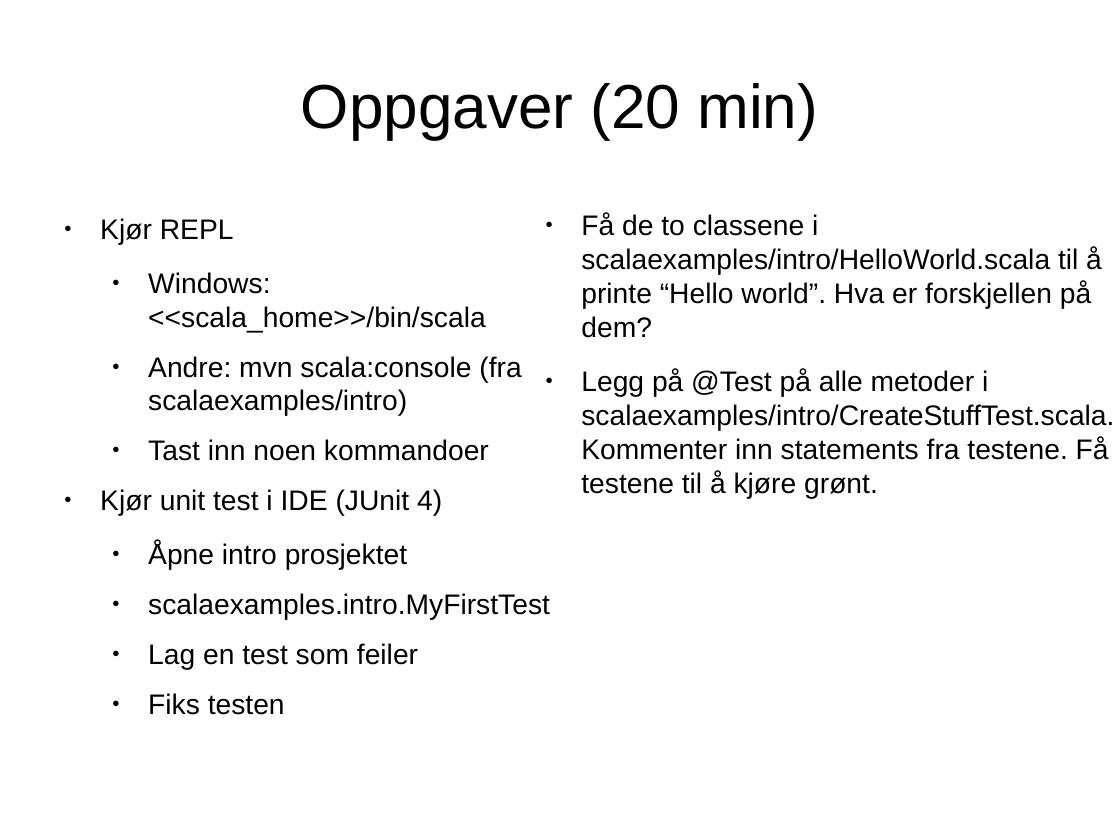
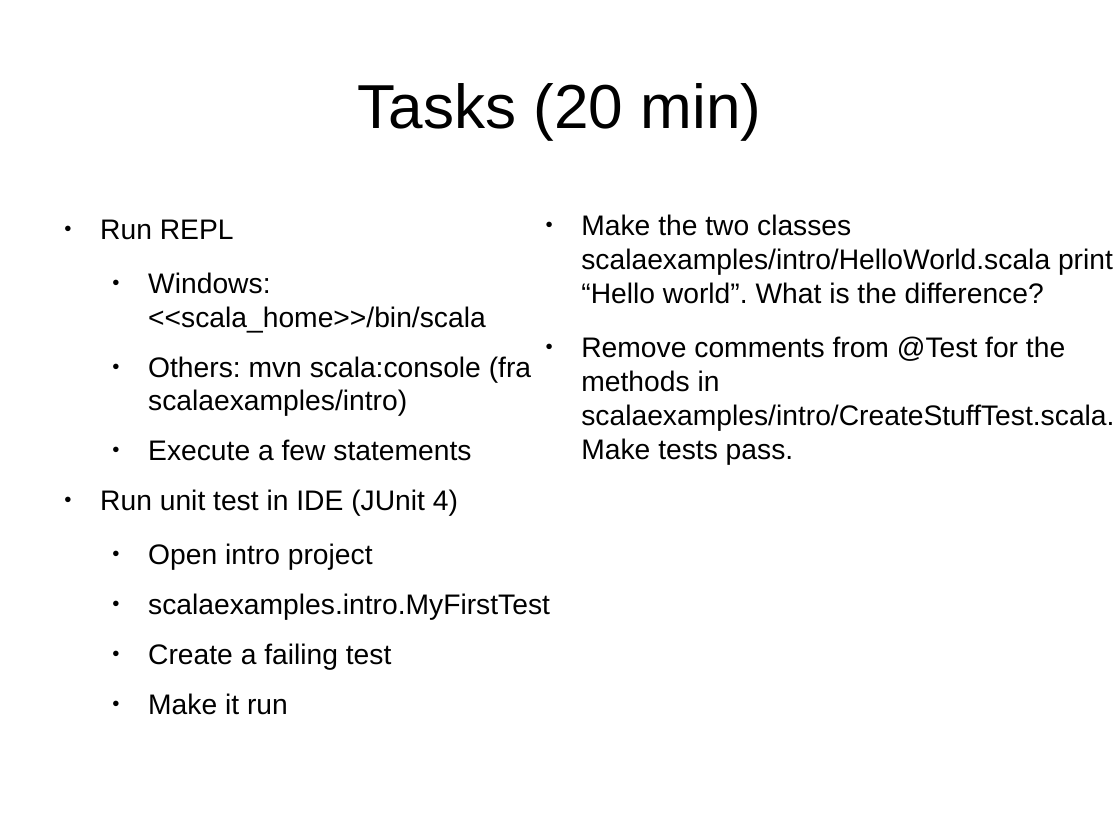
Before and after one commit to javaBin/scala-training-slides, a slide deck: slide 4 of 1.3 - tools_og_repl.odp. Drawn at 1120x840 pixels with LibreOffice and Linux fonts; fonts in the diff are those of the drawing; background and template pictures are left out. Boxes give left, top, right and bottom in pixels: in the first picture for what was removed or moved away, otherwise in the second. Text is boxed around its words. In the diff, an @@ line names an element or a change of style, - is before the commit and + after.

```diff
--- a/1.3 - tools_og_repl.odp
+++ b/1.3 - tools_og_repl.odp
@@ title at (358, 83, 762, 139): text changed @@
-Oppgaver (20 min)
+Tasks (20 min)
@@ text at (100, 219, 234, 240): text changed @@
-● Kjør REPL
+● Run REPL
@@ text at (581, 214, 1114, 465): text changed @@
-● Få de to classene i scalaexamples/intro/HelloWorld.scala til å printe “Hello world”. Hva er forskjellen på dem?
-● Legg på @Test på alle metoder i scalaexamples/intro/CreateStuffTest.scala. Kommenter inn statements fra testene. Få testene til å kjøre grønt.
+● Make the two classes scalaexamples/intro/HelloWorld.scala print “Hello world”. What is the difference?
+● Remove comments from @Test for the methods in scalaexamples/intro/CreateStuffTest.scala. Make tests pass.
@@ text at (100, 356, 531, 570): text changed @@
-  ● Andre: mvn scala:console (fra scalaexamples/intro)
-  ● Tast inn noen kommandoer
-● Kjør unit test i IDE (JUnit 4)
-  ● Åpne intro prosjektet
+  ● Others: mvn scala:console (fra scalaexamples/intro)
+  ● Execute a few statements
+● Run unit test in IDE (JUnit 4)
+  ● Open intro project
@@ text at (148, 643, 391, 715): text changed @@
-  ● Lag en test som feiler
-  ● Fiks testen
+  ● Create a failing test
+  ● Make it run
```
Also in this commit, not shown: 2 other slides changed, 1 slide added, 1 slide removed.
